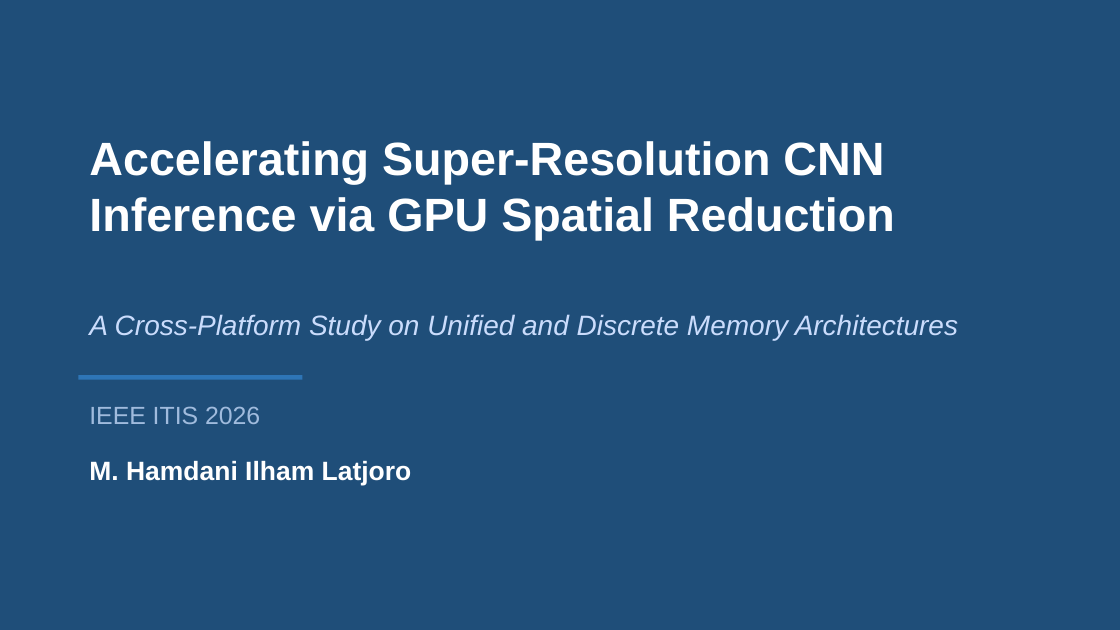
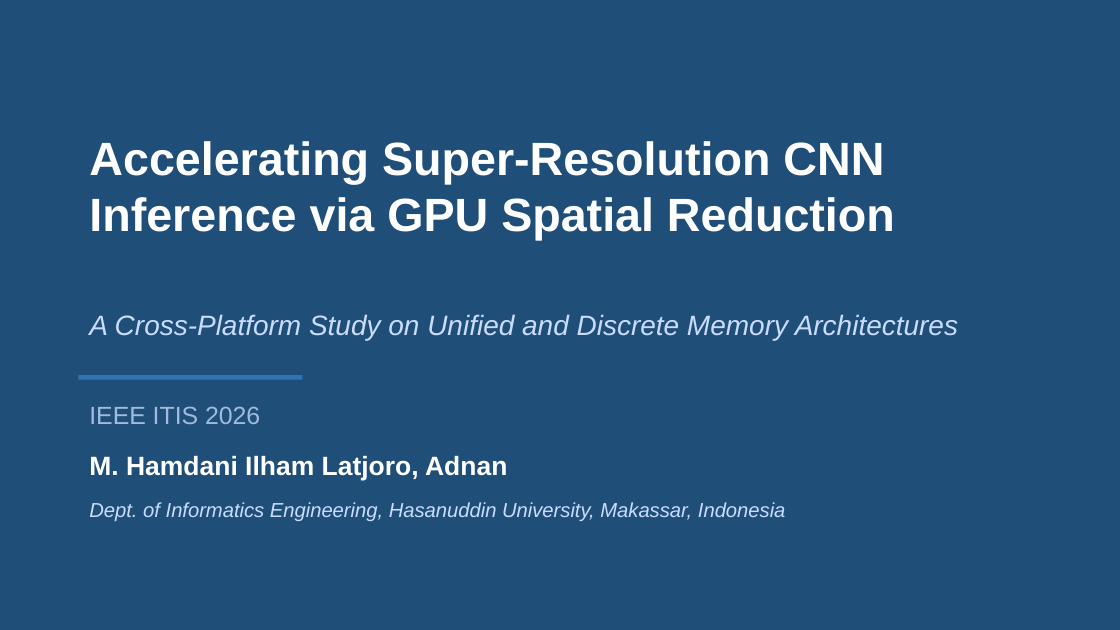
Before and after one commit to dhank77/paper-conf, a slide deck: slide 1 of newpaper/presentation/itis_presentation.pptx. Drawn at 1120x630 pixels with LibreOffice and Linux fonts; fonts in the diff are those of the drawing. Boxes give left, top, right and bottom in pixels: in the first picture for what was removed or moved away, otherwise in the second. Text is boxed around its words. In the diff, an @@ line names an element or a change of style, - is before the commit and + after.

```diff
--- a/newpaper/presentation/itis_presentation.pptx
+++ b/newpaper/presentation/itis_presentation.pptx
@@ text at <box>89,456,507,480</box>: text changed @@
-M. Hamdani Ilham Latjoro
+M. Hamdani Ilham Latjoro, Adnan
@@ text added at <box>89,502,786,521</box>, 13 pt, text #CADCFC, italic @@
+Dept. of Informatics Engineering, Hasanuddin University, Makassar, Indonesia
```
Also in this commit, not shown: 3 other slides changed, 4 slides added, 3 slides removed, 1 other file.
